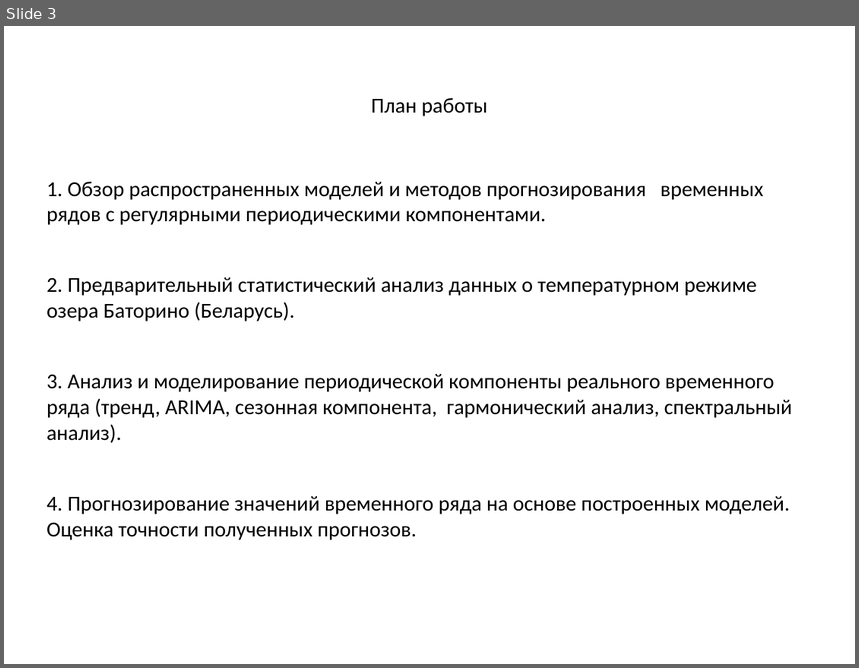
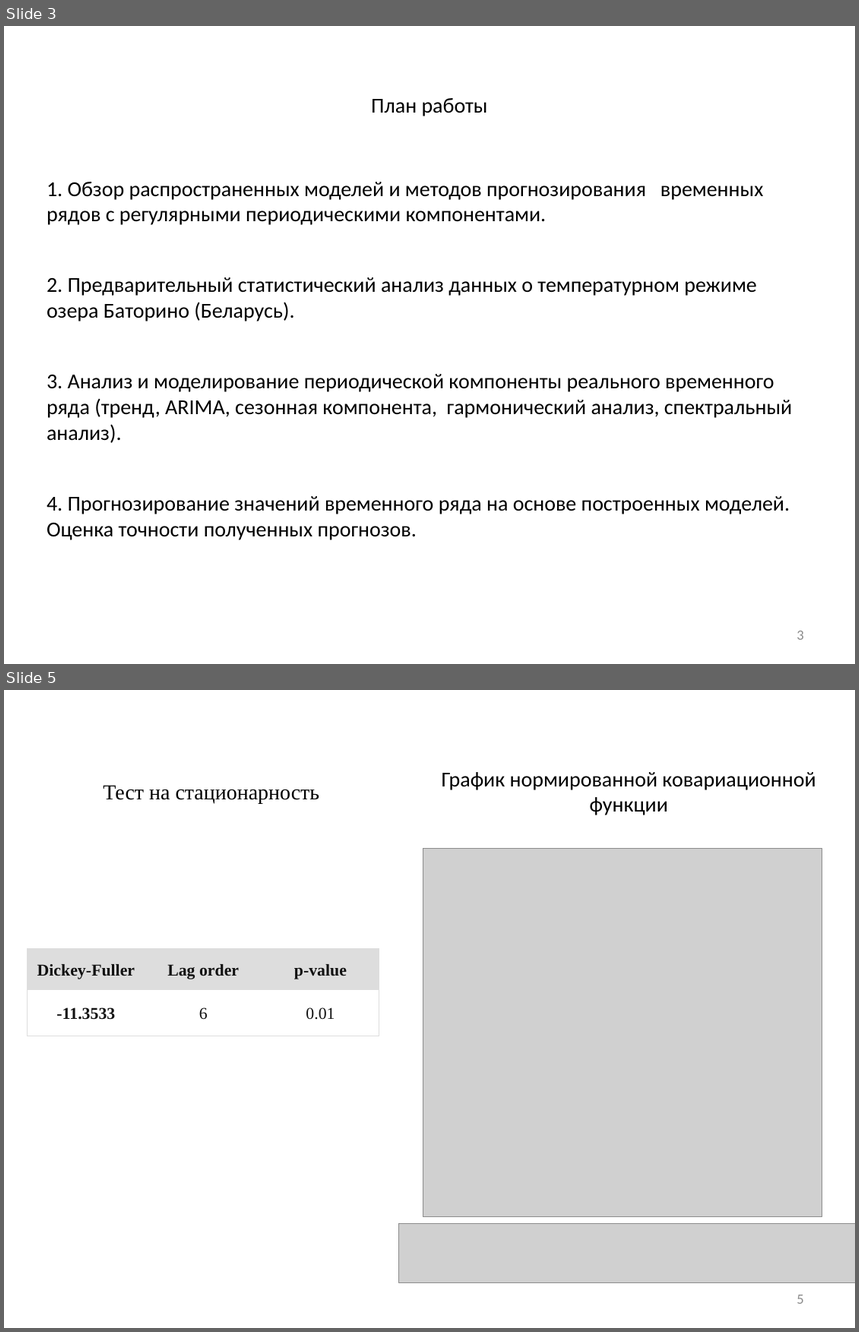
Before and after one commit to Ivan456/diplom, a slide deck: Ivan Vodich.pptx. Shown one above the other, each under a label of ours: slide 3 before the commit, slides 3 and 5 after it; the slides between them are not shown. The pictures are 859x668 and 859x1332 pixels, drawn with LibreOffice and Linux fonts; fonts in the diff are those of the drawing; grey boxes stand for pictures. Boxes give left, top, right and bottom in pixels: in the first picture for what was removed or moved away, otherwise in the second. Text is boxed around its words. In the diff, an @@ line names an element or a change of style, - is before the commit and + after.

```diff
--- a/Ivan Vodich.pptx
+++ b/Ivan Vodich.pptx
@@ slide 5 added at [4, 690, 855, 1328], background #FFFFFF @@
@@ text added at [442, 772, 816, 815], 18 pt, text #000000 @@
+График нормированной ковариационной функции
@@ text added at [103, 785, 320, 804], 18 pt, text #000000 @@
+      Тест на стационарность
@@ picture added at [423, 848, 822, 1217] @@
@@ table added at [28, 948, 380, 1036], 2 rows, 3 columns @@
+Dickey-Fuller | Lag order | p-value
+-11.3533 | 6 | 0.01
@@ picture added at [399, 1224, 855, 1284] @@
@@ page number added at [797, 1295, 804, 1304], 12 pt, text #8B8B8B @@
+5
@@ slide 3 changed as well @@
@@ page number added at [797, 631, 804, 640], 12 pt, text #8B8B8B @@
+3
```
Also in this commit, not shown: 6 other slides changed, 3 other slides added, 1 slide removed, 1 other file.
